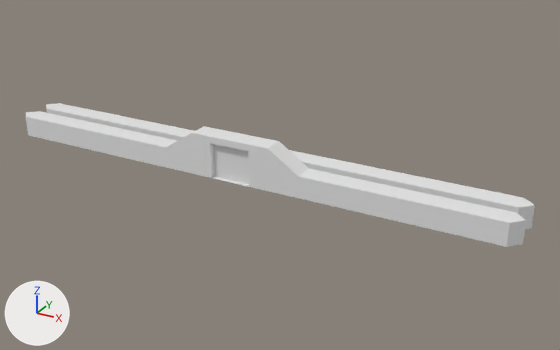
The Blender file assets/Models/outer-walls.blend as it was, and as the next commit left it.
The view is the same before and after, from a camera (50 mm lens) standing at (35.0, -55.3, 29.0) and looking at (3.3, 2.4, 0.1). Every picture has the same lights, and +X, +Y and +Z are marked at lower left.

Objects in the first picture: 'door-left', 'door-right', 'solid-wall', 'wall'.
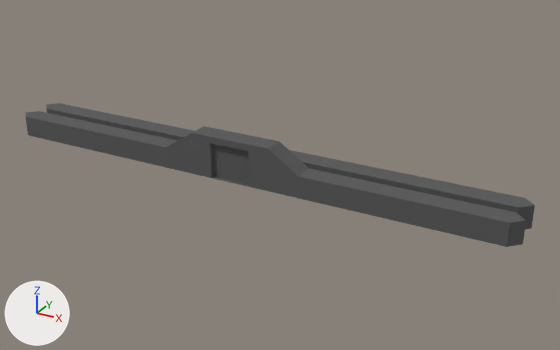
Where the change shows, as pixel boxes [x1, y1, x2, y2] in the pictures (560 x 350 px):
'wall', recoloured: [26, 111, 526, 247] in both
'solid-wall', recoloured (white to grey): [46, 103, 535, 229] in both
'door-right', recoloured: [213, 144, 233, 181] in both
'door-left', recoloured: [232, 148, 249, 184] in both

The change, as a diff of the scene's bpy script:
```diff
--- a/assets/Models/outer-walls.blend.py
+++ b/assets/Models/outer-walls.blend.py
@@ mat_material @@
+mat_material = principled_material('Material')
+mat_material.base_color = (0.1, 0.1, 0.1)  # dark grey #595959
+mat_material.roughness = 1.0
@@ me_wall @@
 me_wall.from_pydata(...)  # 26 vertices, 20 faces; spans x 0.0..26.0, y -1.0..1.0, z 0.0..4.1
+me_wall.materials.append(mat_material)  # dark grey #595959
@@ me_solid_wall @@
 me_solid_wall.from_pydata(...)  # 10 vertices, 5 faces; spans x 0.0..26.0, y -1.0..1.0, z 0.0..2.1
+me_solid_wall.materials.append(mat_material)  # dark grey #595959
@@ me_door_left @@
 me_door_left.from_pydata(...)  # 8 vertices, 3 faces; spans x 0.0..2.07, y -0.55..0.55, z -0.07..3.49
+me_door_left.materials.append(mat_material)  # dark grey #595959
@@ me_door_right @@
 me_door_right.from_pydata(...)  # 8 vertices, 3 faces; spans x -2.07..0.0, y -0.55..0.55, z -0.07..3.49
+me_door_right.materials.append(mat_material)  # dark grey #595959
```
